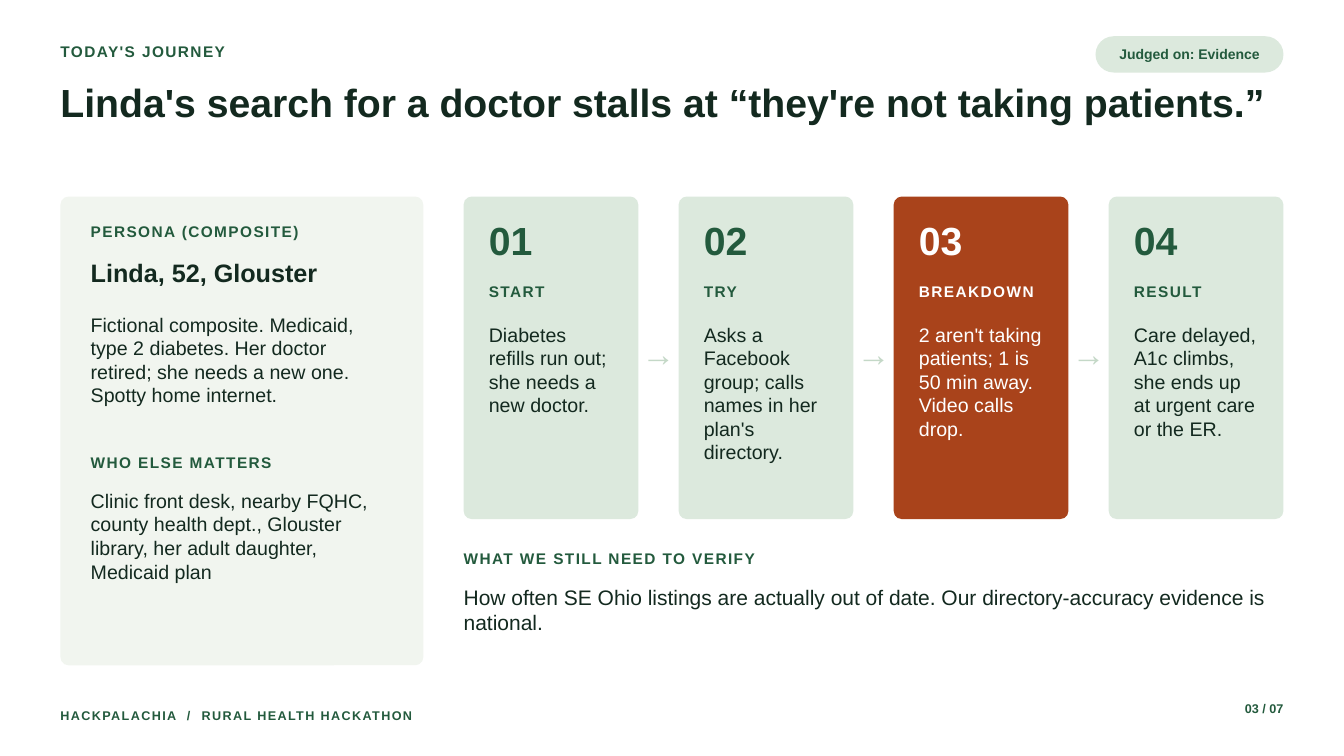
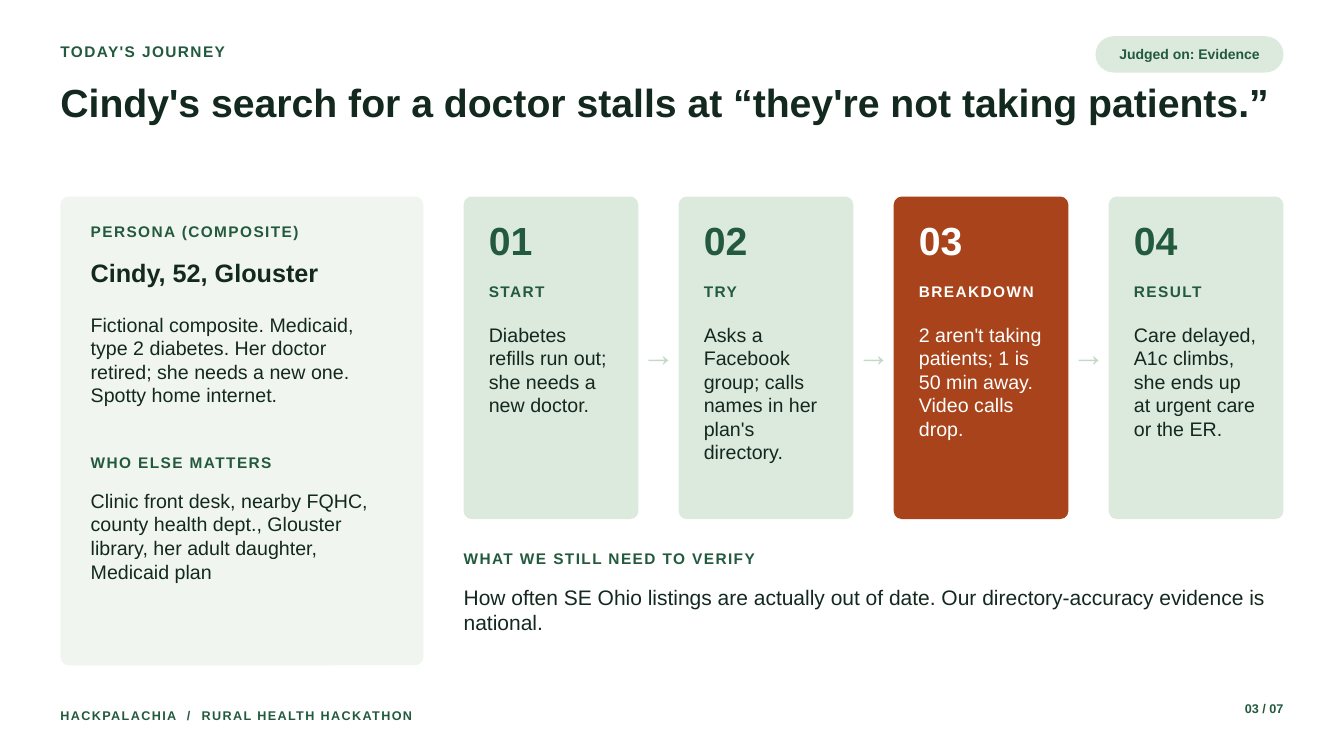
Before and after one commit to brielle-fox/Hackpalachia, a slide deck: slide 3 of pitch/CareBridge_Pitch.pptx. Drawn at 1344x756 pixels with LibreOffice and Linux fonts; fonts in the diff are those of the drawing. Boxes give left, top, right and bottom in pixels: in the first picture for what was removed or moved away, otherwise in the second. Text is boxed around its words. In the diff, an @@ line names an element or a change of style, - is before the commit and + after.

```diff
--- a/pitch/CareBridge_Pitch.pptx
+++ b/pitch/CareBridge_Pitch.pptx
@@ title at <box>60,88,1269,125</box>: text changed @@
-Linda's search for a doctor stalls at “they're not taking patients.”
+Cindy's search for a doctor stalls at “they're not taking patients.”
@@ text at <box>91,263,318,287</box>: text changed @@
-Linda, 52, Glouster
+Cindy, 52, Glouster
```
Also in this commit, not shown: 2 other slides changed, 25 other files.
